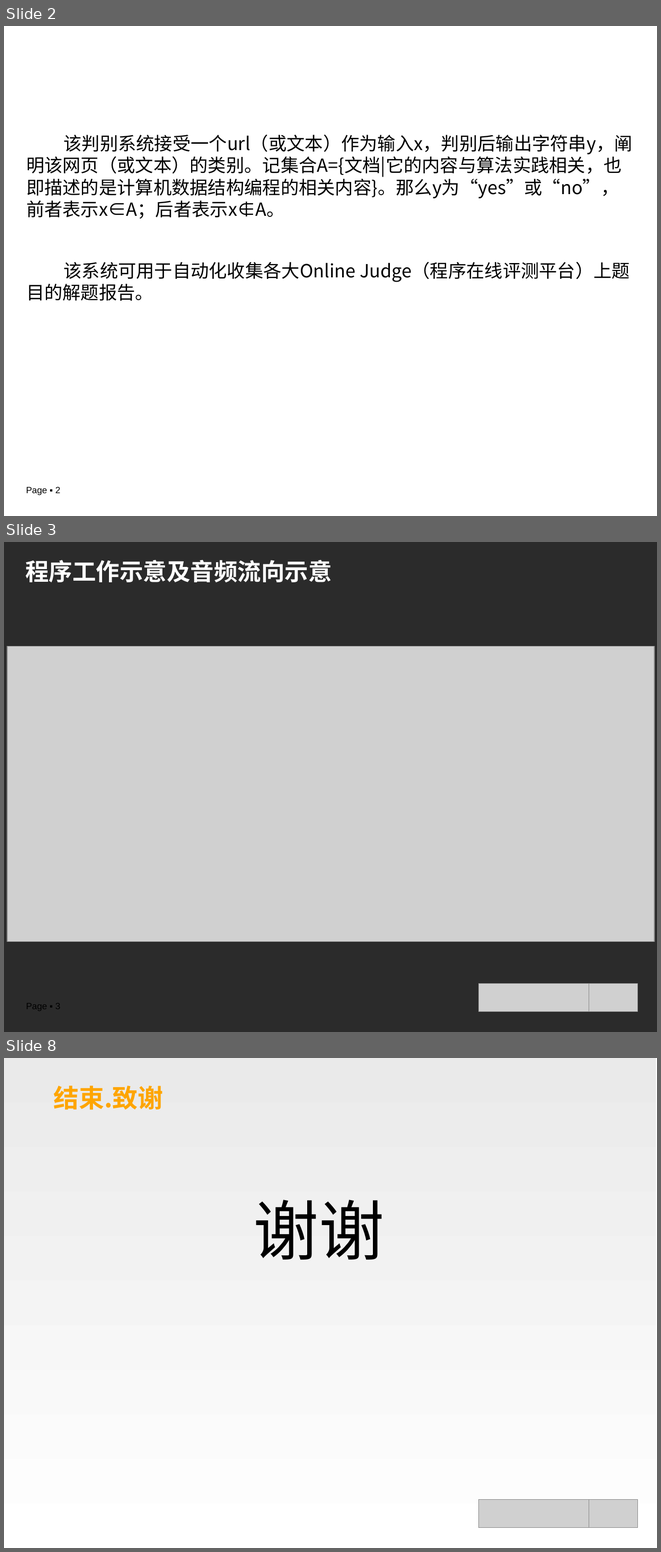
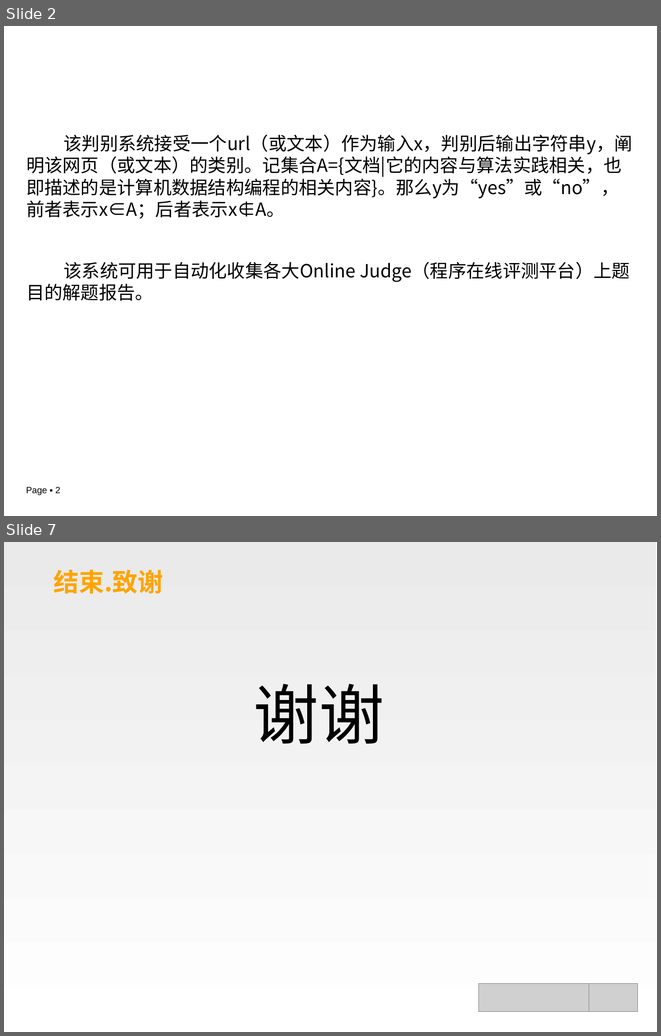
Before and after one commit to chuchu9293/GraduationProject, a slide deck: wps.docs/毕设中期答辩.ppt. Shown one above the other, each under a label of ours: slides 2, 3 and 8 before the commit, slides 2 and 7 after it; the slides between them are not shown. The pictures are 661x1552 and 661x1036 pixels, drawn with LibreOffice and Linux fonts; fonts in the diff are those of the drawing; grey boxes stand for pictures; background and template pictures are left out; a plain dark background stands for a picture behind light text. Boxes give left, top, right and bottom in pixels: in the first picture for what was removed or moved away, otherwise in the second. Text is boxed around its words. In the diff, an @@ line names an element or a change of style, - is before the commit and + after.

```diff
--- a/wps.docs/毕设中期答辩.ppt
+++ b/wps.docs/毕设中期答辩.ppt
@@ slide 3 removed at (x1=4, y1=542, x2=657, y2=1032), background picture (left out); not listed: 1 template element that a slide beside it also shows @@
@@ title removed at (x1=25, y1=559, x2=332, y2=582) @@
-程序工作示意及音频流向示意
@@ picture removed at (x1=7, y1=646, x2=654, y2=942) @@
@@ picture removed at (x1=479, y1=983, x2=637, y2=1012) @@
@@ picture removed at (x1=479, y1=983, x2=589, y2=1012) @@
@@ what was slide 8 is now slide 7 @@
```
Also in this commit, not shown: 2 slides changed, 2 slides added, 2 other slides removed, 3 other files.
